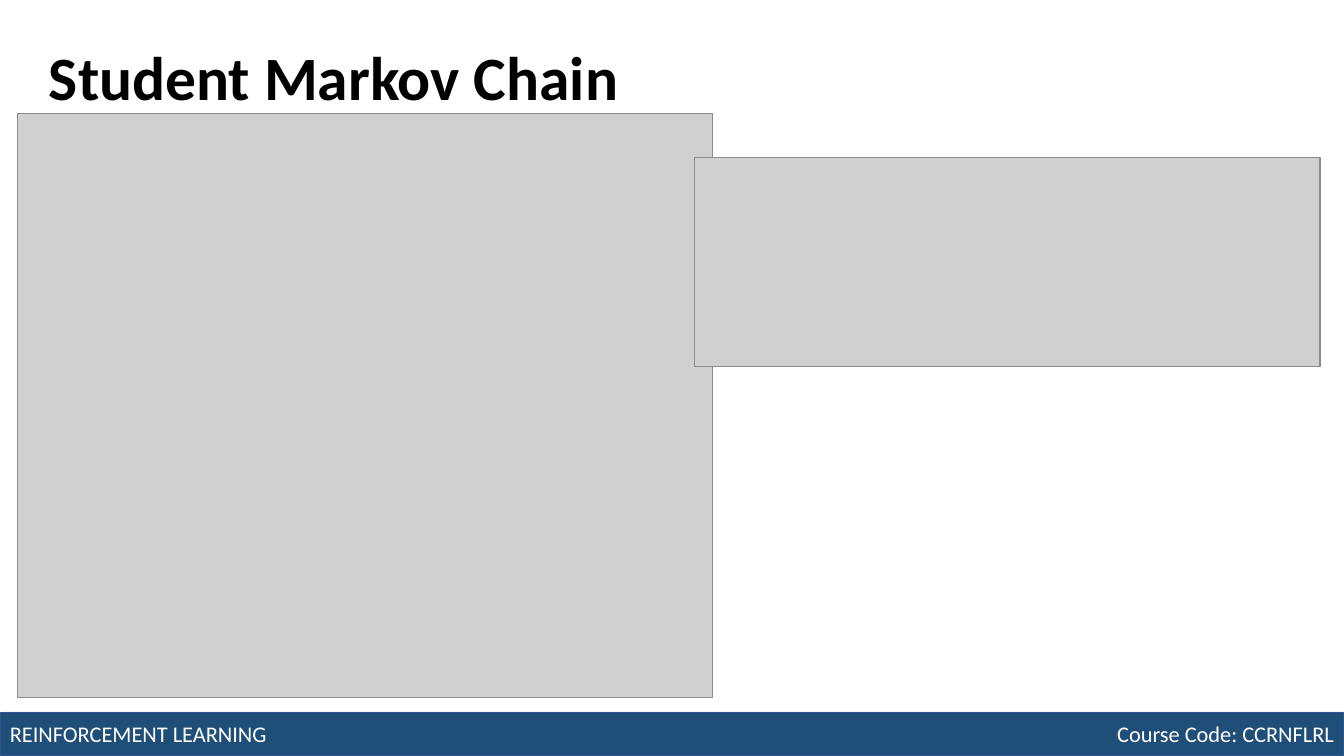
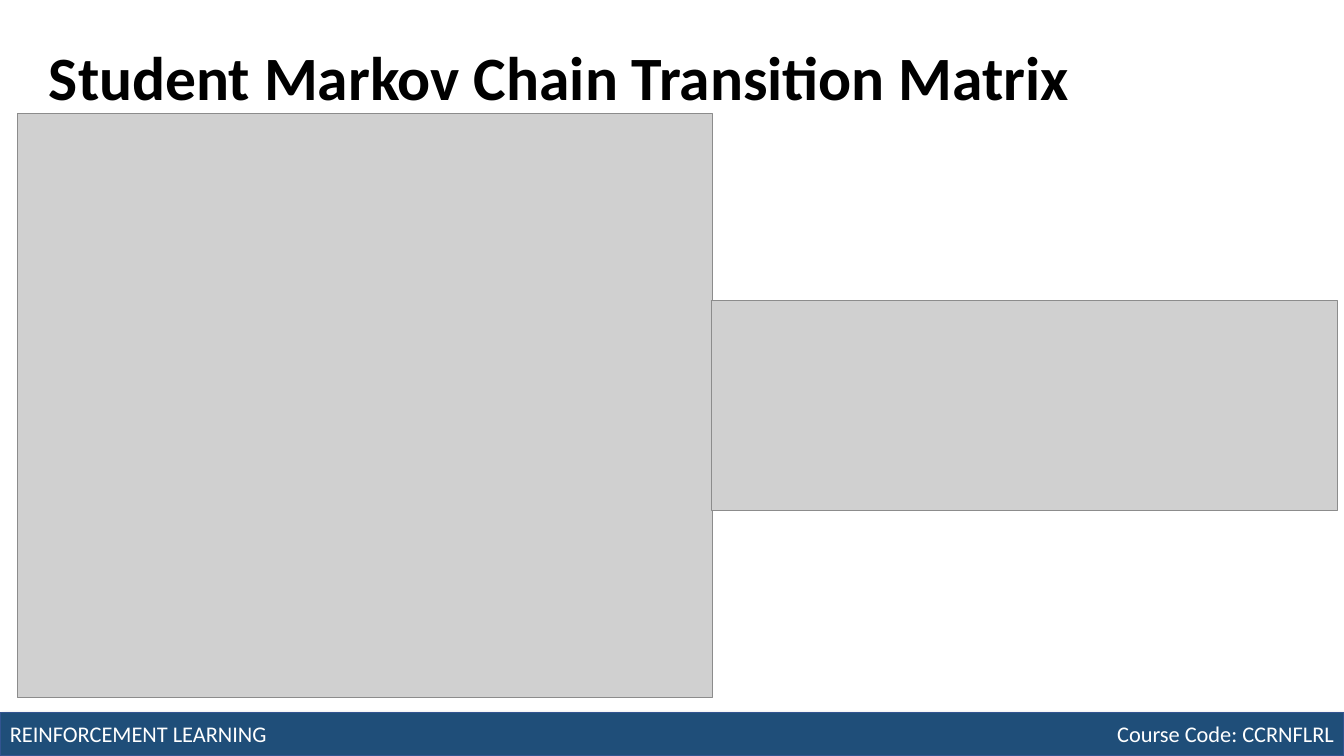
Before and after one commit to robitussin/CCRNFLRL, a slide deck: slide 13 of week_5/Module 4 - Markov Decision Process (MDP).pptx (slide 11 before the commit). Drawn at 1344x756 pixels with LibreOffice and Linux fonts; fonts in the diff are those of the drawing; grey boxes stand for pictures. Boxes give left, top, right and bottom in pixels: in the first picture for what was removed or moved away, otherwise in the second. Text is boxed around its words. In the diff, an @@ line names an element or a change of style, - is before the commit and + after.

Commit message:
Added slides

```diff
--- a/week_5/Module 4 - Markov Decision Process (MDP).pptx
+++ b/week_5/Module 4 - Markov Decision Process (MDP).pptx
@@ title at (x1=49, y1=56, x2=1069, y2=114): text changed @@
-Student Markov Chain
+Student Markov Chain Transition Matrix
@@ picture moved from (x1=695, y1=157, x2=1321, y2=367) to (x1=712, y1=301, x2=1338, y2=511) @@
```
Also in this commit, not shown: 13 other slides changed, 7 slides added.
